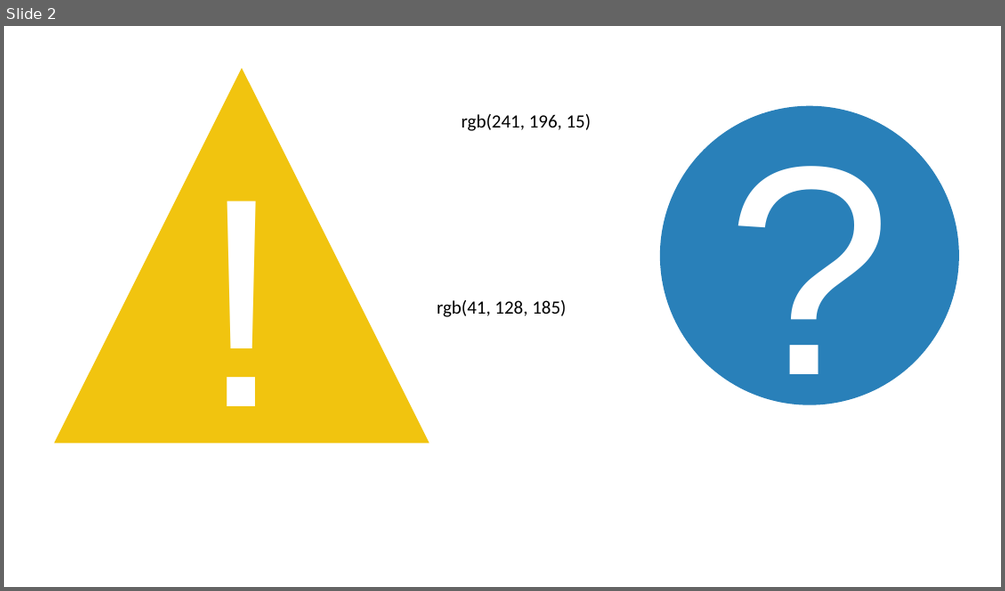
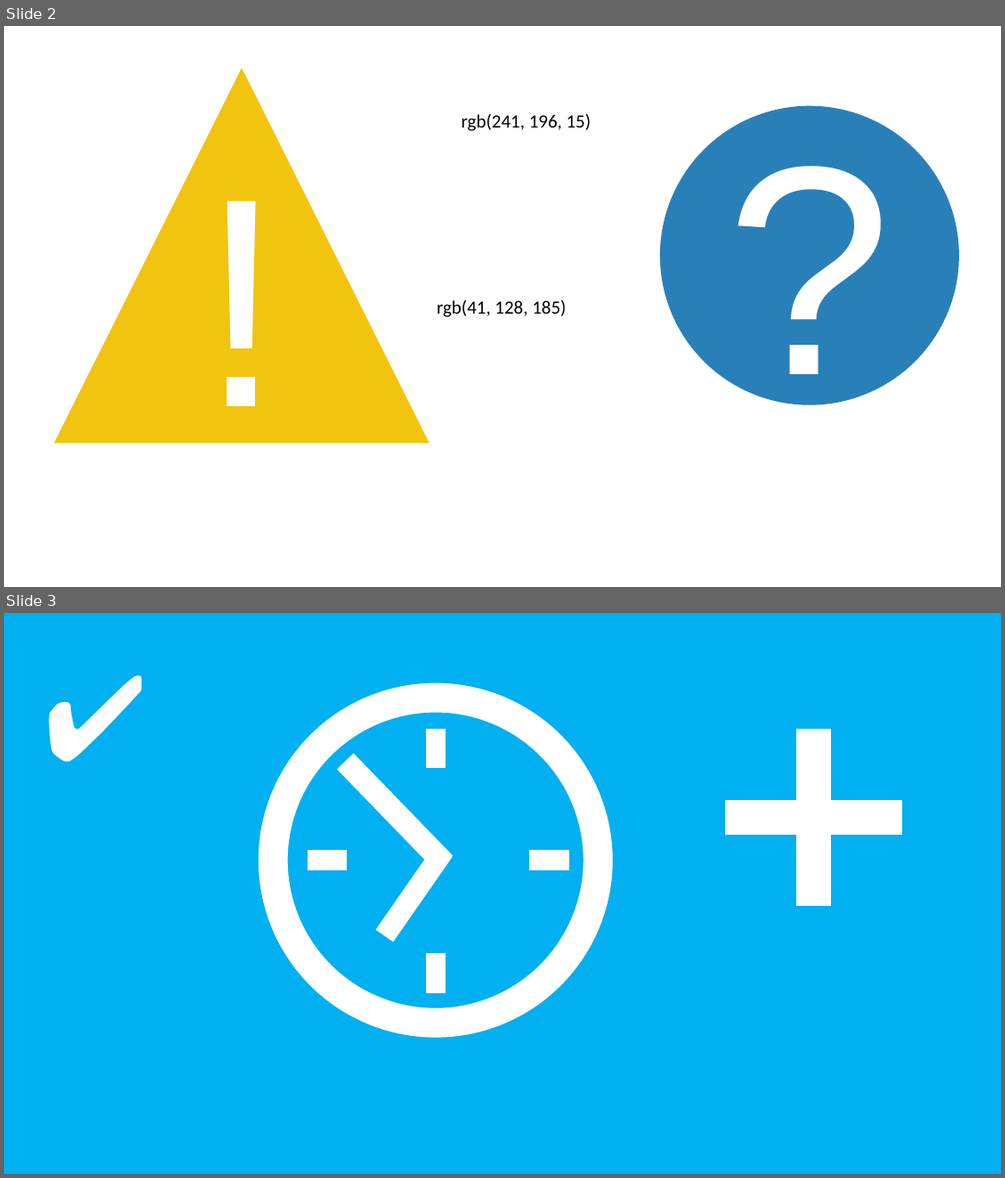
Before and after one commit to DarkPatate68/robot-poo, a slide deck: Web/images/Présentation1.pptx. Shown one above the other, each under a label of ours: slide 2 before the commit, slides 2 and 3 after it. The pictures are 1005x591 and 1005x1178 pixels, drawn with LibreOffice and Linux fonts; fonts in the diff are those of the drawing. Boxes give left, top, right and bottom in pixels: in the first picture for what was removed or moved away, otherwise in the second. Text is boxed around its words. In the diff, an @@ line names an element or a change of style, - is before the commit and + after.

```diff
--- a/Web/images/Présentation1.pptx
+++ b/Web/images/Présentation1.pptx
@@ slide 3 added at box(4, 613, 1001, 1174), background #00B0F0 @@
@@ text added at box(36, 637, 147, 789), 115 pt, text #FFFFFF @@
+✔
@@ donut added at box(259, 683, 612, 1037), fill #FFFFFF, outline #FFFFFF 1 pt @@
@@ rectangle added at box(427, 729, 445, 768), fill #FFFFFF, outline #FFFFFF 1 pt @@
@@ plus added at box(726, 729, 902, 906), fill #FFFFFF, outline #FFFFFF 1 pt @@
@@ rectangle added at box(338, 755, 452, 871), fill #FFFFFF, outline #FFFFFF 1 pt @@
@@ rectangle added at box(308, 852, 347, 870), fill #FFFFFF, outline #FFFFFF 1 pt @@
@@ rectangle added at box(377, 846, 452, 941), fill #FFFFFF, outline #FFFFFF 1 pt @@
@@ rectangle added at box(530, 852, 569, 870), fill #FFFFFF, outline #FFFFFF 1 pt @@
@@ rectangle added at box(427, 953, 445, 992), fill #FFFFFF, outline #FFFFFF 1 pt @@
```
Also in this commit, not shown: 1 slide removed, 33 other files.
